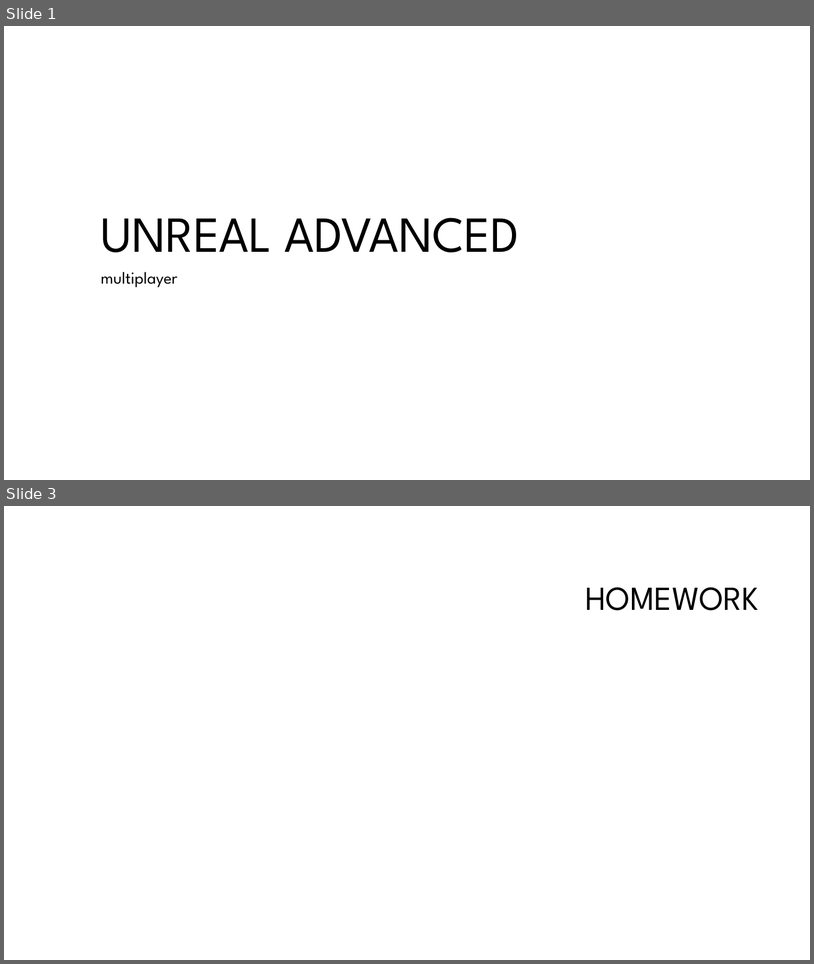
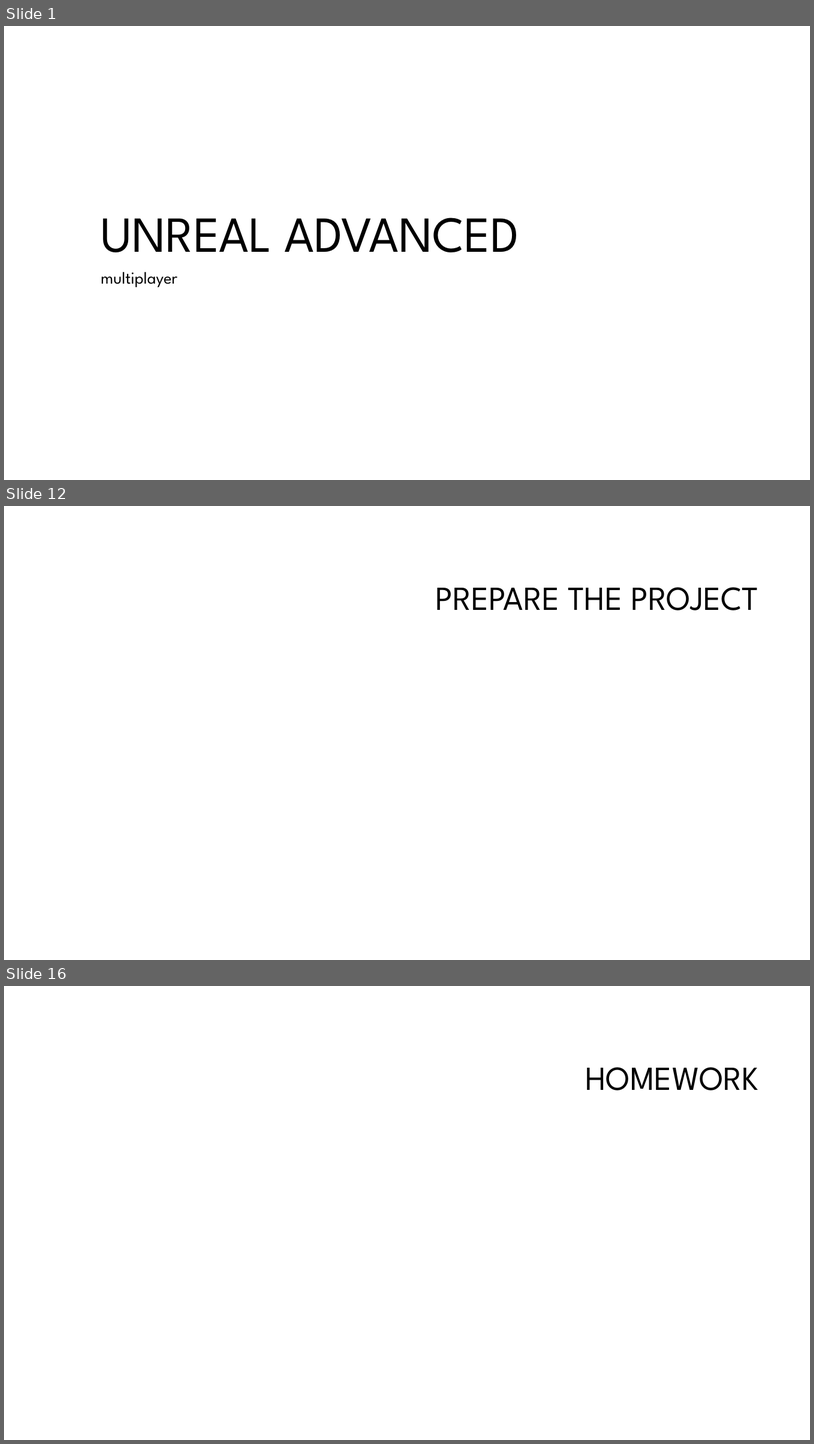
Before and after one commit to Koous61/unreal-course, a slide deck: Multiplayer[3].pptm. Shown one above the other, each under a label of ours: slides 1 and 3 before the commit, slides 1, 12 and 16 after it; the slides between them are not shown. The pictures are 814x964 and 814x1444 pixels, drawn with LibreOffice and Linux fonts; fonts in the diff are those of the drawing; background and template pictures are left out. Boxes give left, top, right and bottom in pixels: in the first picture for what was removed or moved away, otherwise in the second. Text is boxed around its words. In the diff, an @@ line names an element or a change of style, - is before the commit and + after.

```diff
--- a/Multiplayer[3].pptm
+++ b/Multiplayer[3].pptm
@@ slide 12 added at (4, 506, 810, 960), background #FFFFFF @@
@@ title added at (436, 587, 759, 610), 40 pt, text #000000 @@
+PREPARE THE PROJECT
@@ what was slide 3 is now slide 16 @@
```
Also in this commit, not shown: 1 slide changed, 13 other slides added, 1 slide removed.
